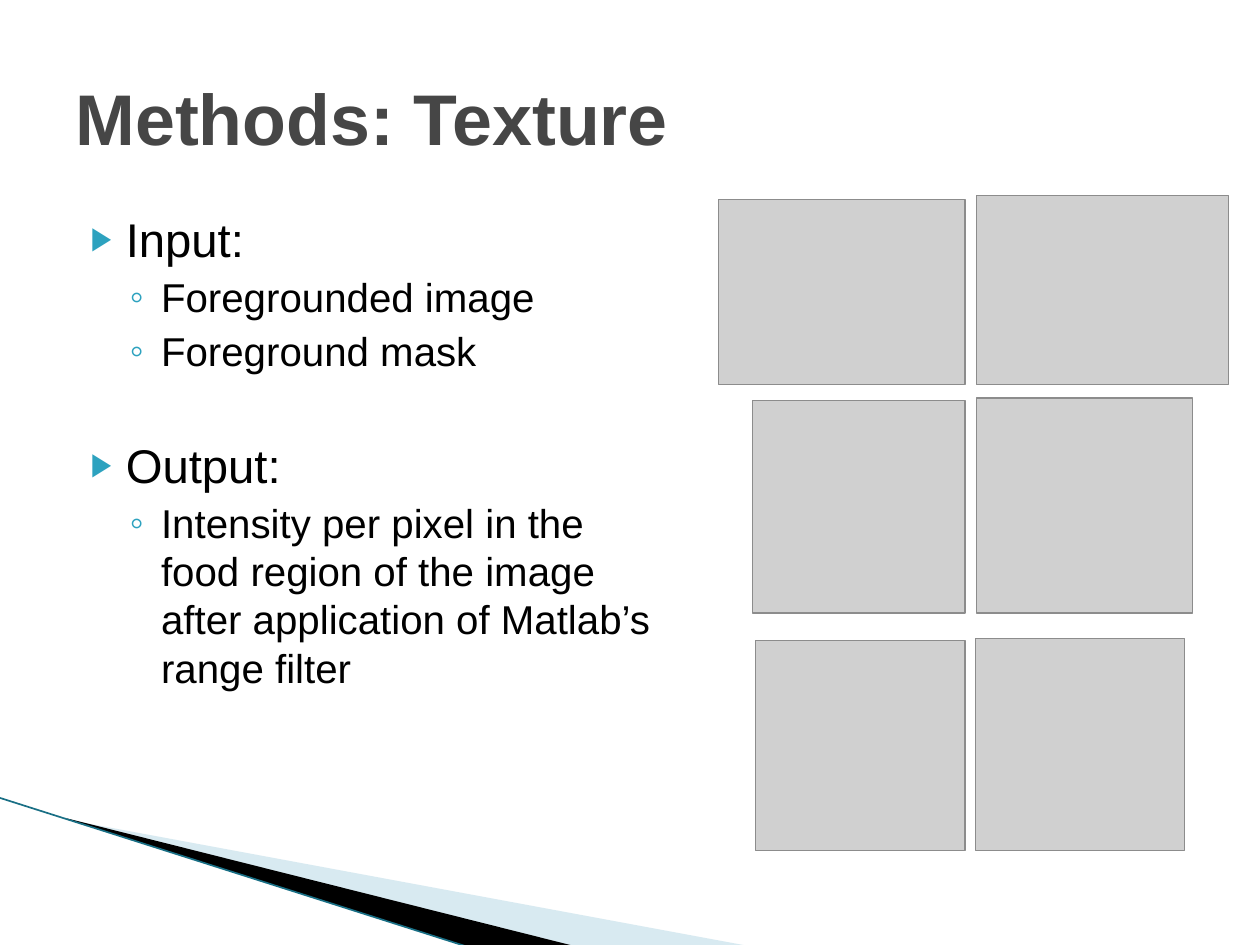
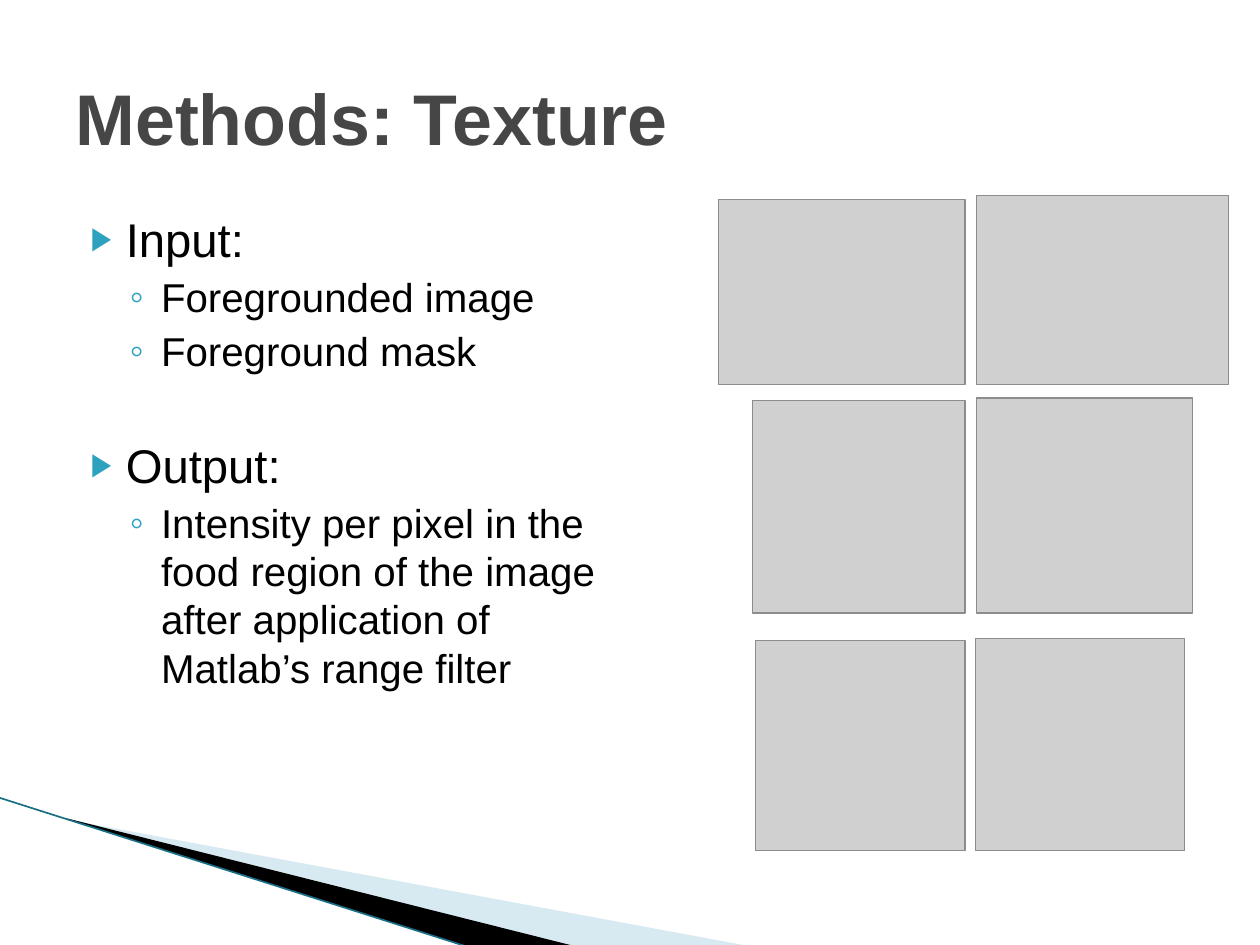
Before and after one commit to vfasburg/cse_803, a slide deck: slide 6 of documents/830_Presentation_Fasburg_Thomas_Reiff.pptx. Drawn at 1260x945 pixels with LibreOffice and Linux fonts; fonts in the diff are those of the drawing; grey boxes stand for pictures; background and template pictures are left out. Boxes give left, top, right and bottom in pixels: in the first picture for what was removed or moved away, otherwise in the second. Text is boxed around its words. In the diff, an @@ line names an element or a change of style, - is before the commit and + after.

```diff
--- a/documents/830_Presentation_Fasburg_Thomas_Reiff.pptx
+++ b/documents/830_Presentation_Fasburg_Thomas_Reiff.pptx
@@ text "Input:" rewrapped from [126,224,650,691] to [126,224,595,691] @@
```
Also in this commit, not shown: 4 other slides changed.
